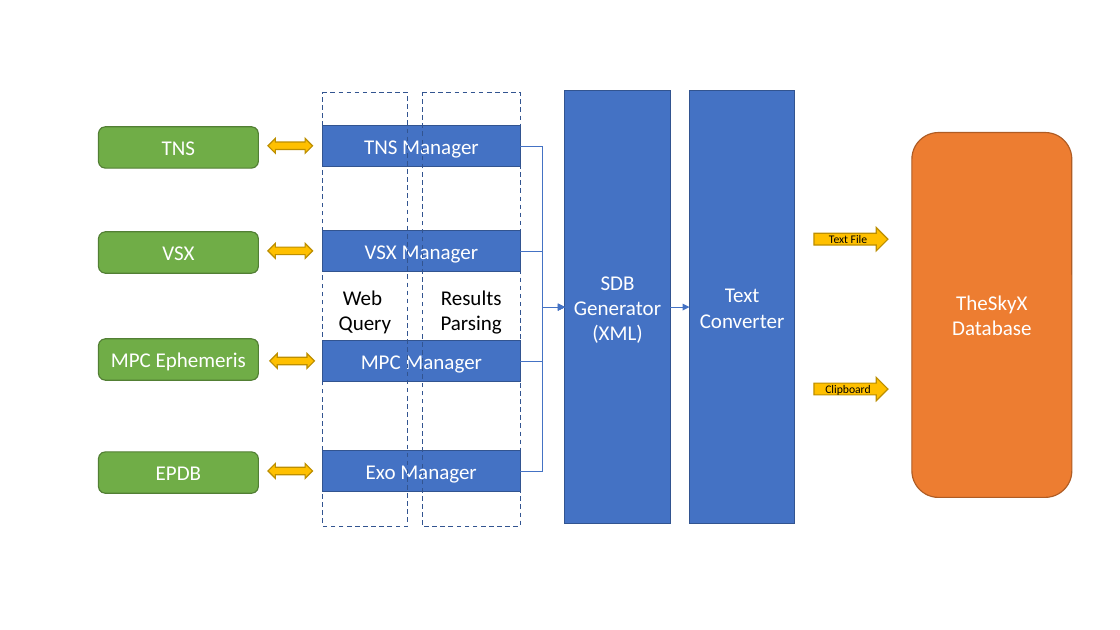
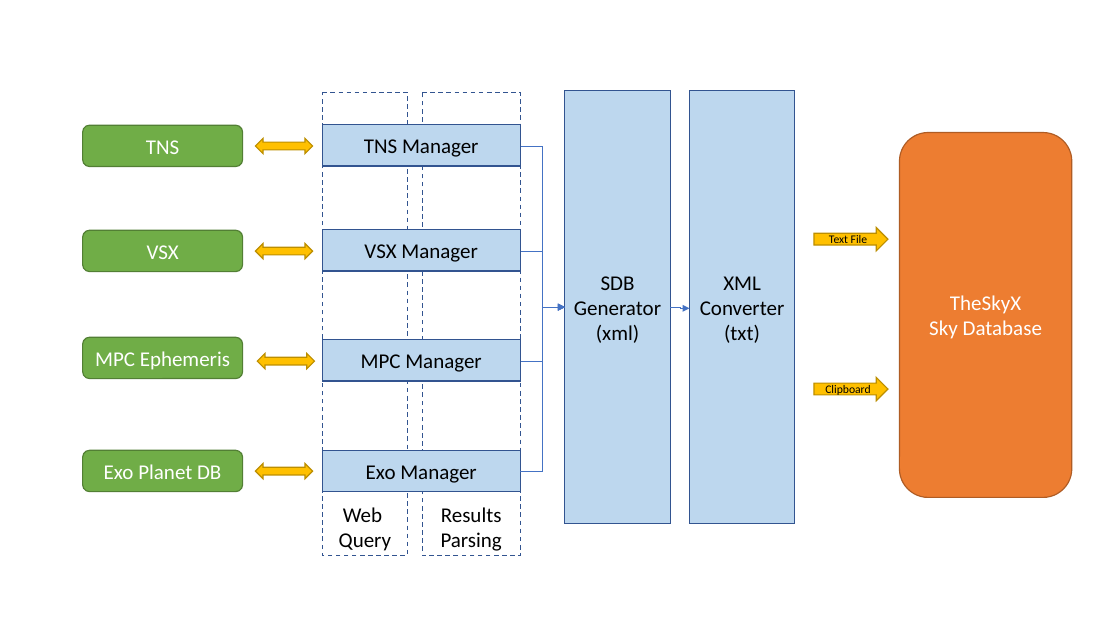
Before and after one commit to rrskybox/TransientSearch, a slide deck: slide 1 of IPS.pptx. Drawn at 1120x630 pixels with LibreOffice and Linux fonts; fonts in the diff are those of the drawing. Boxes give left, top, right and bottom in pixels: in the first picture for what was removed or moved away, otherwise in the second. Text is boxed around its words. In the diff, an @@ line names an element or a change of style, - is before the commit and + after.

```diff
--- a/IPS.pptx
+++ b/IPS.pptx
@@ rectangle "Web": place and size @@
-rectangle "Web" at [323,92,408,527]
+rectangle "Web" at [323,92,408,556]
@@ rectangle "Web" at [323,92,408,556]: vertical alignment middle to bottom @@
@@ rectangle "Results Parsing" at [423,92,521,556]: vertical alignment middle to bottom @@
@@ rectangle "Results Parsing": place and size @@
-rectangle "Results Parsing" at [423,92,521,527]
+rectangle "Results Parsing" at [423,92,521,556]
@@ rectangle "SDB Generator" at [565,91,670,523]: fill #4472C4 to #BDD7EE @@
@@ rectangle "XML Converter" at [690,91,795,523]: fill #4472C4 to #BDD7EE @@
@@ left right arrow: place and size @@
-left right arrow at [268,139,313,154]
+left right arrow at [255,139,313,154]
@@ rectangle added at [323,124,521,166], fill #BDD7EE, outline #325491 1 pt, 18 pt, text #000000 @@
+TNS Manager
@@ rounded rectangle "TheSkyX": place and size @@
-rounded rectangle "TheSkyX" at [912,133,1072,497]
+rounded rectangle "TheSkyX" at [900,133,1072,497]
@@ rectangle added at [323,229,521,271], fill #BDD7EE, outline #325491 1 pt, 18 pt, text #000000 @@
+VSX Manager
@@ left right arrow: place and size @@
-left right arrow at [268,244,313,259]
+left right arrow at [255,244,313,259]
@@ text in rectangle at [574,276,661,315]: text colour #FFFFFF to #000000 in "SDB Generator" @@
@@ text in rectangle at [700,276,785,343]: text changed; text colour #FFFFFF to #000000 @@
-Text Converter
+XML Converter
+(txt)
@@ text in rectangle at [596,325,639,343]: text changed; text colour #FFFFFF to #000000 @@
-(XML)
+(xml)
@@ elbow arrow (670, 308) - (690, 308): route changed @@
@@ text in rounded rectangle at [929,320,1042,339]: text changed @@
-Database
+Sky Database
@@ left right arrow: place and size @@
-left right arrow at [270,354,314,369]
+left right arrow at [257,354,314,369]
@@ rectangle added at [323,339,521,381], fill #BDD7EE, outline #325491 1 pt, 18 pt, text #000000 @@
+MPC Manager
@@ 4 rounded rectangles: place and size @@
-4 rounded rectangles at [98,127,258,493]
+4 rounded rectangles at [82,125,242,492]
@@ text in rounded rectangle at [104,464,221,479]: text changed @@
-EPDB
+Exo Planet DB
@@ left right arrow: place and size @@
-left right arrow at [268,464,313,479]
+left right arrow at [255,464,313,479]
@@ rectangle "Exo Manager" at [323,450,521,492]: text colour #FFFFFF to #000000; fill #4472C4 to #BDD7EE @@
```
Also in this commit, not shown: 1 slide added, 13 other files.
